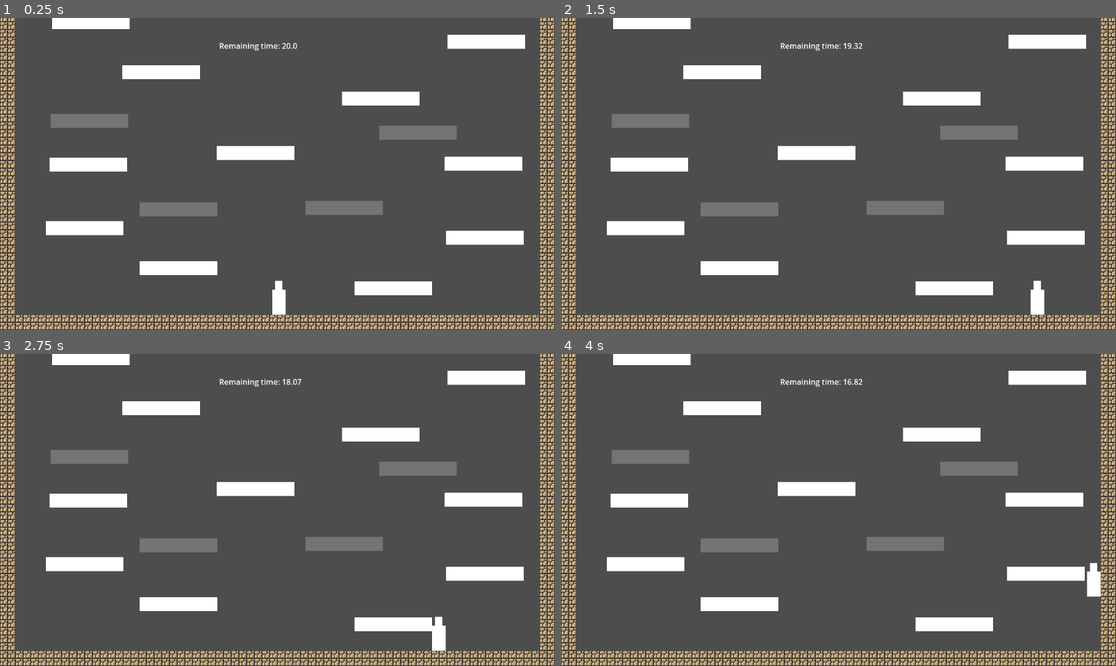
Above: before the commit, frames 1-4 (two rows, left to right).
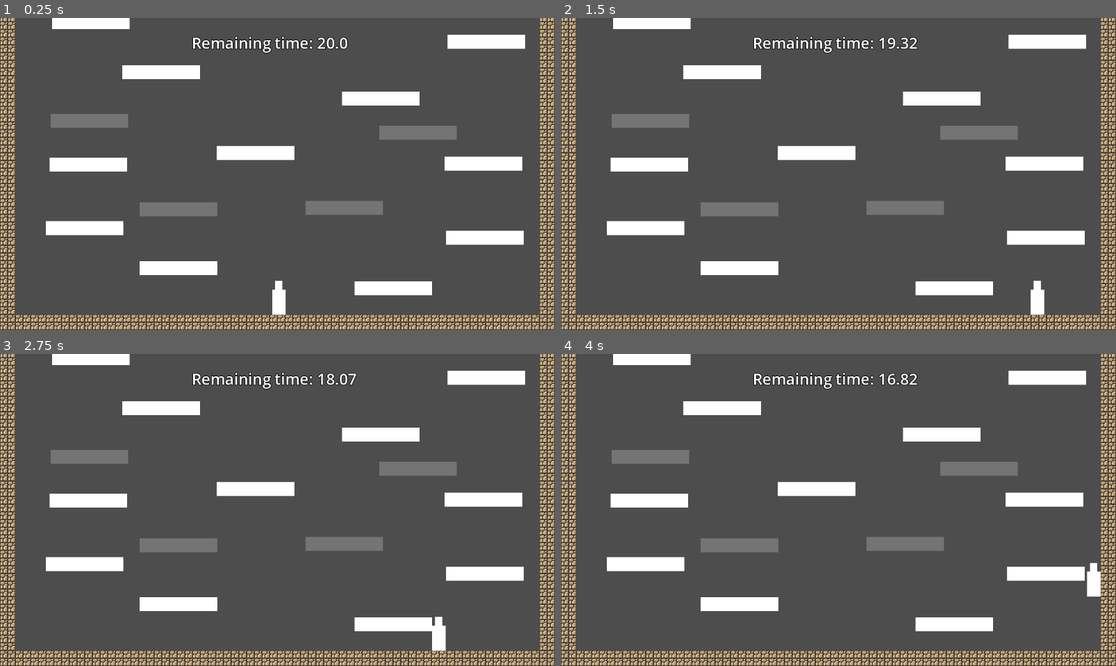
Above: after the commit, the same moments.

Repository: Maurcy/YOG-cursed-ascent
Game: Godot game, scene res://scenes/game.tscn
Same seed, same stepped clock (60 frames per second), same inputs: the game is played once before the commit and once after it.
Inputs:
- Up to frame 1 (0.25 s): no input
- Up to frame 2 (1.5 s): tap Enter at 0.5 s; hold D (moveRight) from 0.53 s (still down); tap W (jump) at 0.77 s
- Up to frame 3 (2.75 s): tap W (jump) at 1.52 s; release D (moveRight) at 2.03 s; hold A (moveLeft) from 2.03 s (still down)
- Up to frame 4 (4 s): release A (moveLeft) at 2.78 s; hold D (moveRight) from 2.78 s (still down); tap W (jump) at 3.02, 3.77 s

The runs differ from the first frame. In frame 1, 0.7% of the frame differs, in the area x 34-63%, y 5-12%; in frame 2, 0.7%; in frame 3, 0.7%, in the area x 34-65%, y 5-12%; in frame 4, 0.7%.

Commit message:
made text bigger and added an outline

Diff:
--- a/cursed-ascent/hud.tscn
+++ b/cursed-ascent/hud.tscn
@@ -19,9 +19,11 @@
 
 [node name="levelTimerDisplay" type="Label" parent="Control"]
 layout_mode = 0
-offset_left = 455.0
-offset_top = 35.0
-offset_right = 685.0
-offset_bottom = 77.0
+offset_left = 398.0
+offset_right = 650.0
+offset_bottom = 99.0
+theme_override_colors/font_outline_color = Color(0, 0, 0, 1)
+theme_override_constants/outline_size = 5
+theme_override_font_sizes/font_size = 32
 text = "Remaining time:"
 vertical_alignment = 1
